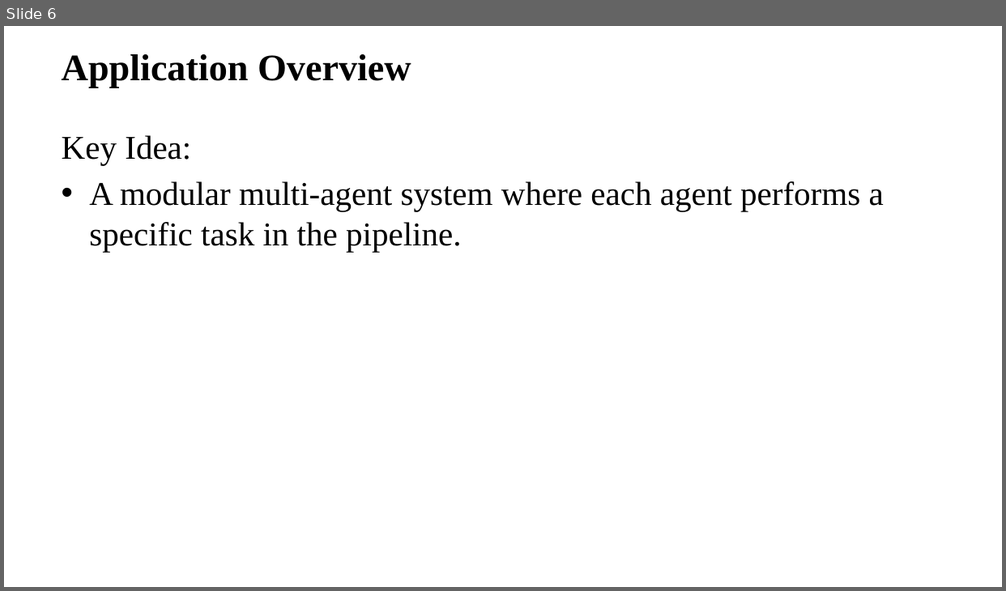
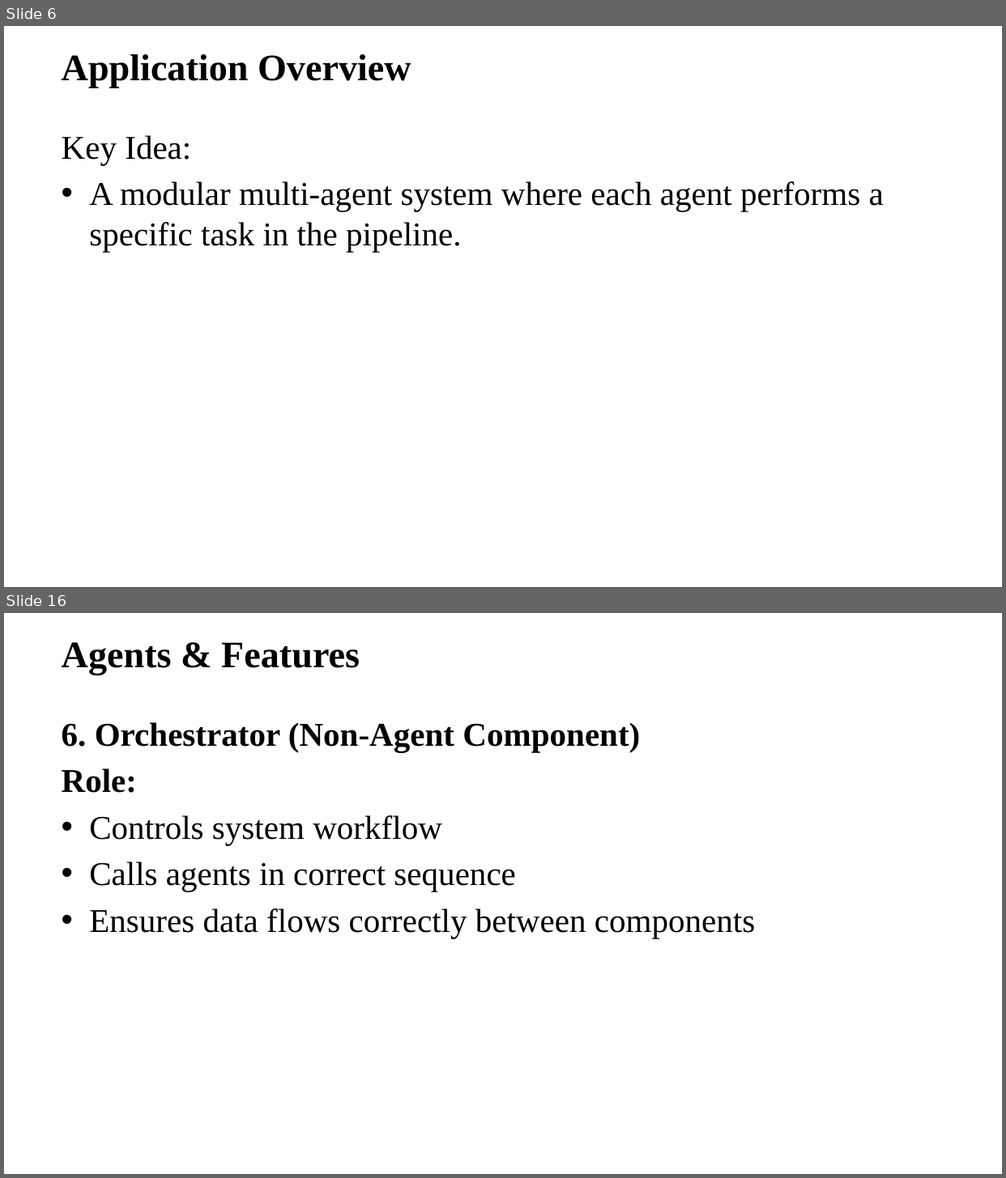
Before and after one commit to AMS-JR/ai-career-assistant, a slide deck: docs/presentation.pptx. Shown one above the other, each under a label of ours: slide 6 before the commit, slides 6 and 16 after it; the slides between them are not shown. The pictures are 1006x591 and 1006x1178 pixels, drawn with LibreOffice and Linux fonts; fonts in the diff are those of the drawing; background and template pictures are left out. Boxes give left, top, right and bottom in pixels: in the first picture for what was removed or moved away, otherwise in the second. Text is boxed around its words. In the diff, an @@ line names an element or a change of style, - is before the commit and + after.

```diff
--- a/docs/presentation.pptx
+++ b/docs/presentation.pptx
@@ slide 16 added at (4,613,1002,1174), background picture (left out) @@
@@ title added at (62,642,360,675), 36 pt, text #000000, bold @@
+Agents & Features
@@ text added at (62,722,755,939), 32 pt, text #000000 @@
+6. Orchestrator (Non-Agent Component)
+Role:
+• Controls system workflow
+• Calls agents in correct sequence
+• Ensures data flows correctly between components
```
Also in this commit, not shown: 14 slides changed, 13 other slides added, 8 other files.
